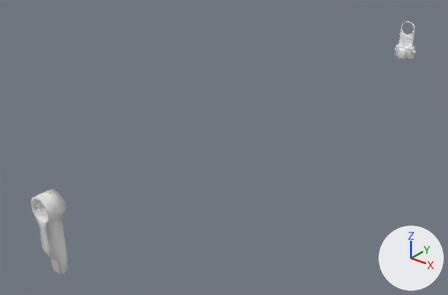
An edit to the FBX model Assets/6v6Shooter/Meshes/Weapons/Primary Weapons/AR/[Assault rifle] SCAR-Enforcer 557/Sight - Default (SCAR-Enforcer 557).fbx, drawn before and after from the same camera.
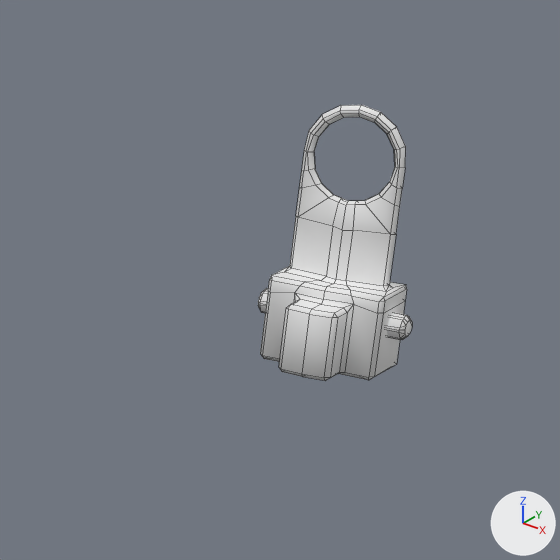
Old and new are each drawn whole from a 50 mm lens placed at (0.2488, -0.5187, 0.2009), pointed at (-0.03, -0.1701, -0.0151) and again close up on the part from 80% to 97% of the width and 2% to 29% of the height. Every picture has the same lights, and +X, +Y and +Z are marked at lower right. The close-ups show mesh edges as thin lines. Materials are left out; every surface is plain grey. Where no turn or scale is listed for an object, it has been applied to the vertices.

The first close-up shows 'Sight - Default (SCAR-Enforcer 557)'.
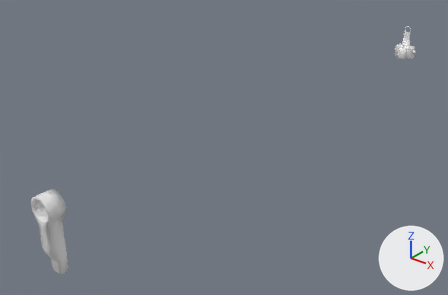
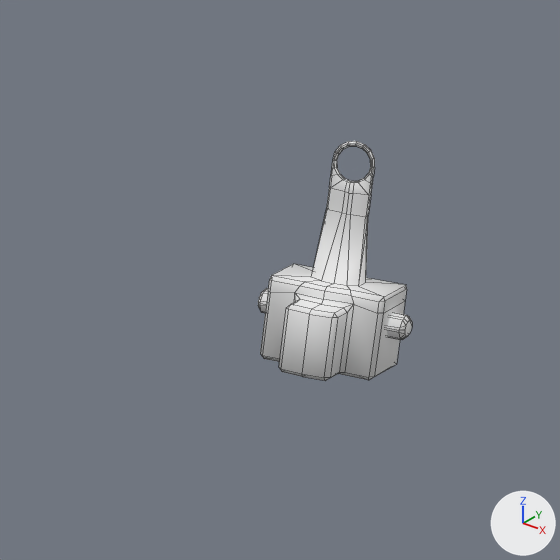
The edits, one by one:
me_sight___default__scar_enforcer_557 has 454 vertices, 469 faces and spans x -0.011..0.012, y -0.362..0.103, z -0.014..0.038.
me_sight___default__scar_enforcer_557 is used by ob_sight___default__scar_enforcer_557; location (0.0, 0.0, 0.0).
me_sight___default__scar_enforcer_557 part 1: 139 of 454 vertices moved; they spanned x -0.008..0.008, y 0.097..0.1, z 0.012..0.038 and now span x -0.003..0.004, y 0.097..0.1, z 0.012..0.032; mean shift (0.0, 0.0, 0.001); largest move (0.008, 0.099, 0.012) -> (0.003, 0.099, 0.022).

Changed parts and their boxes (x1, y1, x2, y2) in the close-ups (560 x 560 px; the box of a moved part takes in the faces that stretch with it):
'Sight - Default (SCAR-Enforcer 557)', reshaped
    before: (258, 105, 412, 381)
    after: (258, 141, 412, 381)
part 1 of me_sight___default__scar_enforcer_557, moved or reshaped
    before: (272, 105, 406, 297)
    after: (272, 141, 405, 297)
